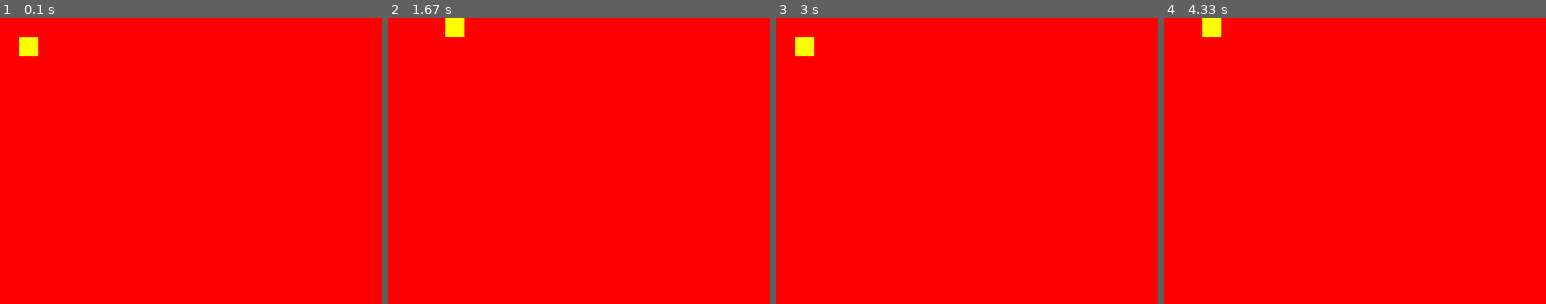
Above: before the commit, frames 1-4 (left to right).
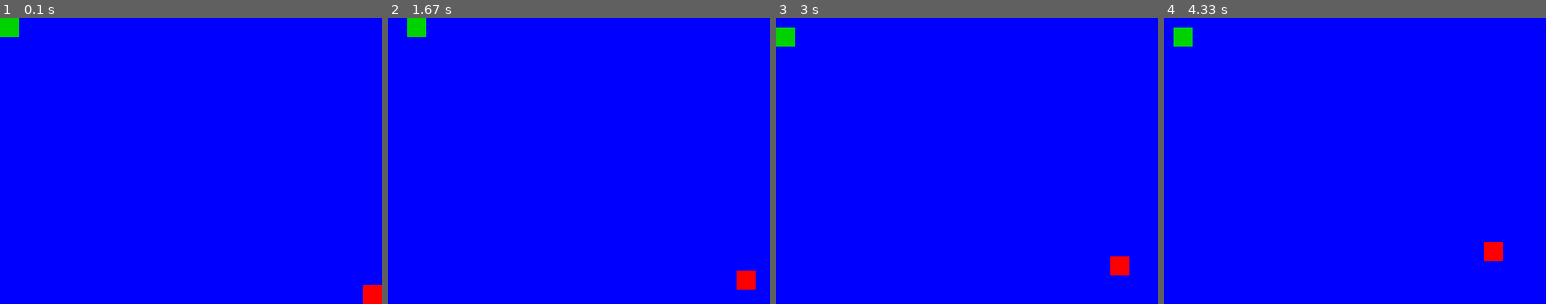
Above: after the commit, the same moments.

Repository: BnDLett/PyGame-backup
Game: pygame game, started from First.py
Same seed, same stepped clock (60 frames per second), same inputs: the game is played once before the commit and once after it.
Inputs:
- Up to frame 1 (0.1 s): no input
- Up to frame 2 (1.67 s): hold Right 0.33-0.8 s; hold Up 0.83-1.13 s; hold D 1.17-1.63 s
- Up to frame 3 (3 s): hold Left 1.67-2.2 s; hold S 2.23-2.53 s; hold Left 2.57-2.97 s
- Up to frame 4 (4.33 s): hold W 3-3.37 s; hold Right 3.4-4.03 s; hold S from 4.07 s (still down)

The runs differ from the first frame. In frame 1, 100% of the frame differs, in the area x 0-100%, y 0-100%; in frame 2, 100%; in frame 3, 100%; in frame 4, 100%.

Commit message:
Add files via upload
Updated the games source code

Diff:
--- a/First.py
+++ b/First.py
@@ -1,31 +1,73 @@
-import pygame, sys
+import pygame, sys, random
 from pygame.locals import *
 
 mainClock = pygame.time.Clock()
 pygame.init()
 a = pygame.display.set_mode((400, 300))
-pygame.display.set_caption("Hello World")
-x = 20
-y = 20
+pygame.display.set_caption("Run")
+x = 0
+y = 0
+x1 = 380
+y1 = 280
+def blocc():
+    c = random.randint(0, 380)
+    b = random.randint(0, 280)
+    print(c)
+    print(b)
+    x2 = round(c, -1)
+    y2 = round(b, -1)
+    print(x2)
+    print(y2)
+blocc()
+killed = False
 while True:
-    a.fill((255, 0, 0))
-    pygame.draw.rect(a, (255, 255, 0), ((x, y), (20, 20)))
     for event in pygame.event.get():
         if event.type == QUIT:
             pygame.quit()
             sys.exit()
-        elif event.type == KEYUP:
-            if event.key in (K_LEFT, K_a):
-                if x > 0:
-                    x -= 20
-            if event.key in (K_RIGHT, K_d):
-                if x < 380:
-                    x += 20
-            if event.key in (K_DOWN, K_s):
-                if y < 280:
-                    y += 20
-            if event.key in (K_UP, K_w):
-                if y > 0:
-                    y -= 20
-    pygame.display.update()
-    mainClock.tick(60)
+        if killed == False:
+            if event.type == KEYDOWN:
+                if event.key in (K_LEFT, K_a):
+                    if x > 0:
+                        x -= 10
+                if event.key in (K_RIGHT, K_d):
+                    if x < 380:
+                        x += 10
+                if event.key in (K_DOWN, K_s):
+                    if y < 280:
+                        y += 10
+                if event.key in (K_UP, K_w):
+                    if y > 0:
+                        y -= 10
+                if x1 > x:
+                    x1 -= 5
+                else:
+                    x1 += 5
+                if y1 > y:
+                    y1 -= 5
+                else:
+                    y1 += 5
+            if x == x1:
+                if y == y1:
+                    a.fill((0, 0, 0))
+                    killed = True
+                else:
+                    a.fill((0, 0, 255))
+            else:
+                a.fill((0, 0, 255))
+        elif killed == True:
+            for event in pygame.event.get():
+                if event.type == QUIT:
+                    pygame.quit()
+                    sys.exit()
+    try:
+        block = pygame.draw.rect(a, (255, 255, 255), ((x2, y2), (20, 20)))
+        pygame.draw.rect(a, (0, 210, 0), ((x, y), (20, 20))) #player
+        enemy = pygame.draw.rect(a, (255, 0, 0), ((x1, y1), (20, 20))) #enemy
+        pygame.display.update()
+        mainClock.tick(60)
+    except:
+        pygame.draw.rect(a, (0, 210, 0), ((x, y), (20, 20))) #player
+        enemy = pygame.draw.rect(a, (255, 0, 0), ((x1, y1), (20, 20))) #enemy
+        pygame.display.update()
+        mainClock.tick(60)
